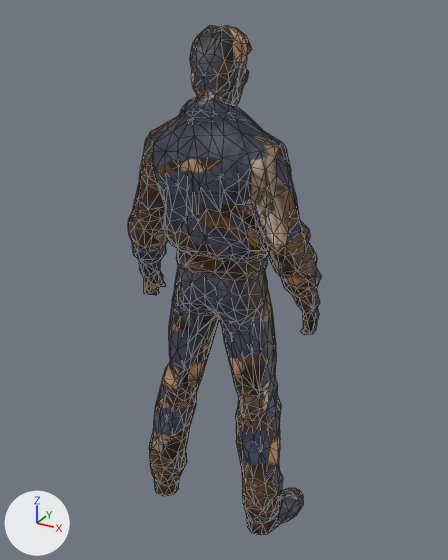
Two versions of the glTF model game/player/skins/casual.glb, one commit apart.
The view is the same before and after, from a 50 mm lens placed at (1.017, -1.828, 1.946), pointed at (-0.002, 0.025, 1.019). Lighting does not change. The marker at lower left points along +X, +Y and +Z. The first picture is the older version. Mesh edges are drawn as thin lines. Vertices at exactly the same position are counted once.

The first picture shows 'CASUAL_low'.
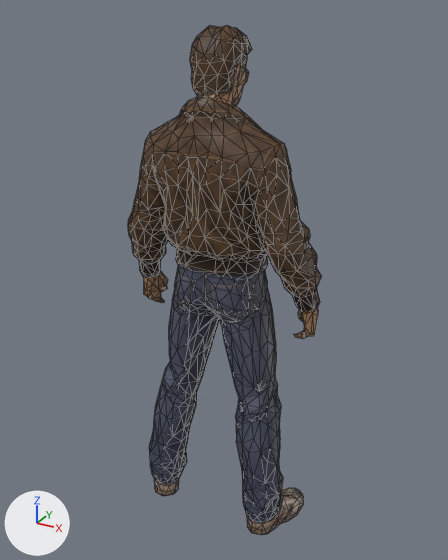
The edits, one by one:
me_mesh_0_002 has 1502 vertices, 3000 faces and spans x -0.38..0.37, y -0.18..0.16, z 0.0..1.89.
me_mesh_0_002 is used by ob_casual_low; location (0.0, 0.0, 0.0).
Part 1, on me_mesh_0_002:
83 vertices are removed from x -0.34..0.36, y -0.1..0.15, z 0.01..1.64.
270 faces are deleted.
3 vertices in x -0.32..-0.31, y 0.0..0.03, z 0.97..0.99 move by (0.01, 0.0, 0.0).
19 vertices move from x -0.37..0.36, y -0.05..0.09, z 0.87..1.61 to x -0.36..0.36, y -0.04..0.09, z 0.85..1.61.
83 vertices are added at x -0.33..0.37, y -0.11..0.16, z 0.01..1.63.
270 new faces join them.
me_mesh_0_002 part 2: 2726 kept faces spanning x -0.38..0.37, y -0.18..0.16, z 0.0..1.89 get new texture (UV) coordinates.

Location of each change, [x1, y1, x2, y2] in pixels of the pictures (448 x 560 px; the box of a moved part takes in the faces that stretch with it):
part 1 of me_mesh_0_002, moved or reshaped
    before: [143, 108, 319, 335]
    after: [143, 108, 318, 338]
part 2 of me_mesh_0_002, surface changed
    both: [129, 25, 322, 535]
